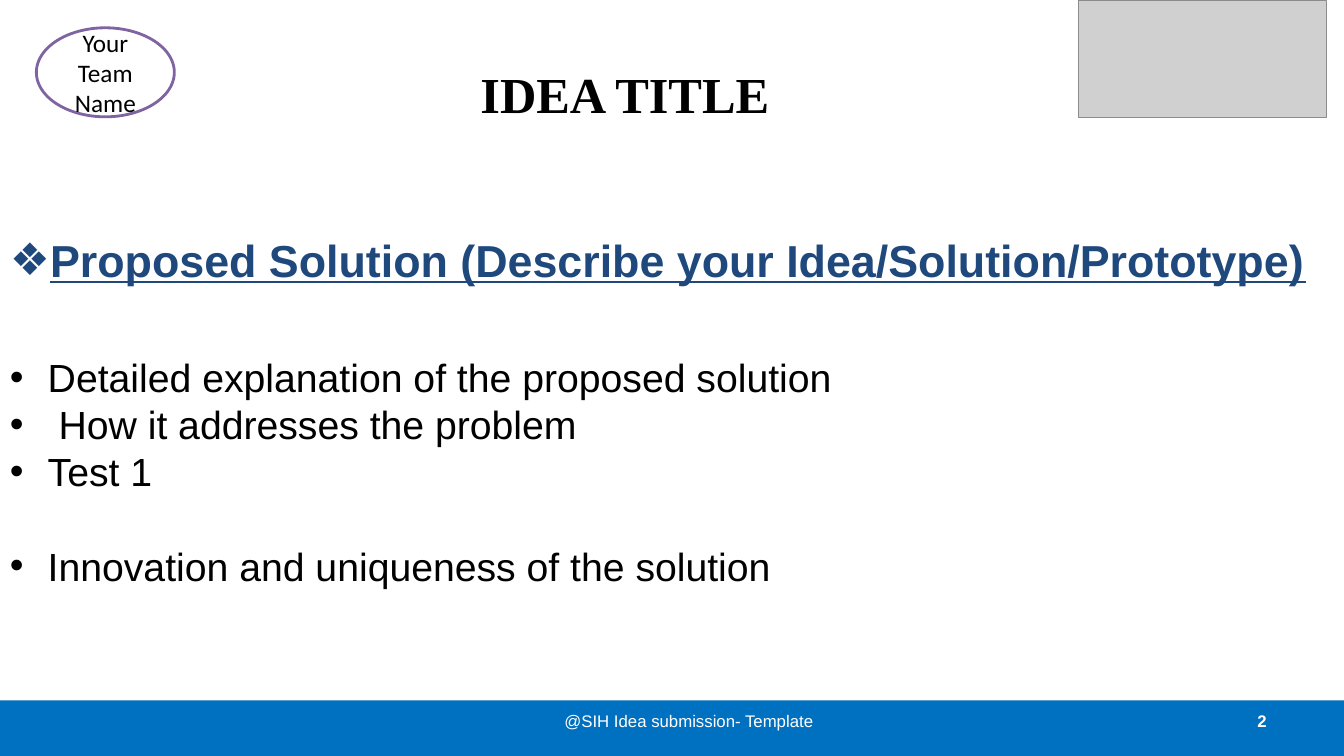
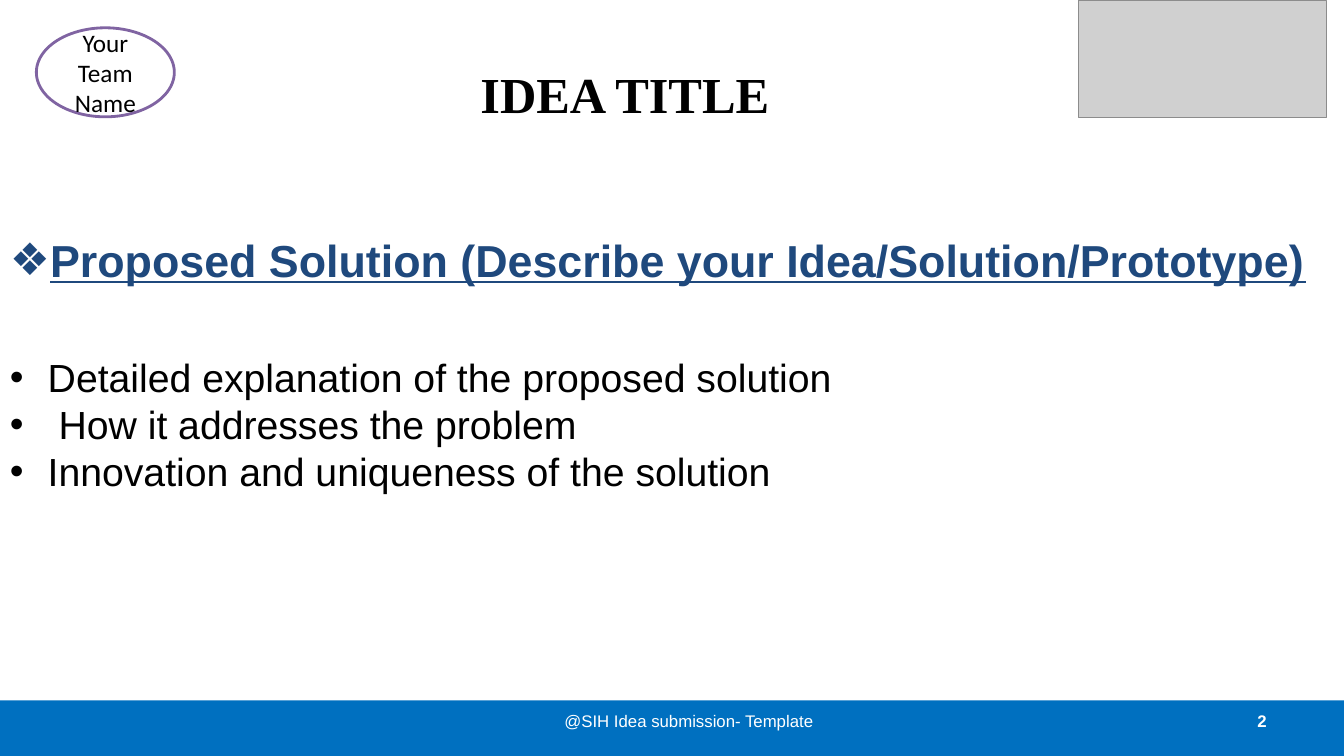
Before and after one commit to HarshaTalap1474/SIH, a slide deck: slide 2 of documentations/SIH.pptx. Drawn at 1344x756 pixels with LibreOffice and Linux fonts; fonts in the diff are those of the drawing; grey boxes stand for pictures. Boxes give left, top, right and bottom in pixels: in the first picture for what was removed or moved away, otherwise in the second. Text is boxed around its words. In the diff, an @@ line names an element or a change of style, - is before the commit and + after.

Commit message:
retest for the sharing

```diff
--- a/documentations/SIH.pptx
+++ b/documentations/SIH.pptx
@@ text at [48, 459, 152, 487]: paragraph removed @@
-• Test 1
```
